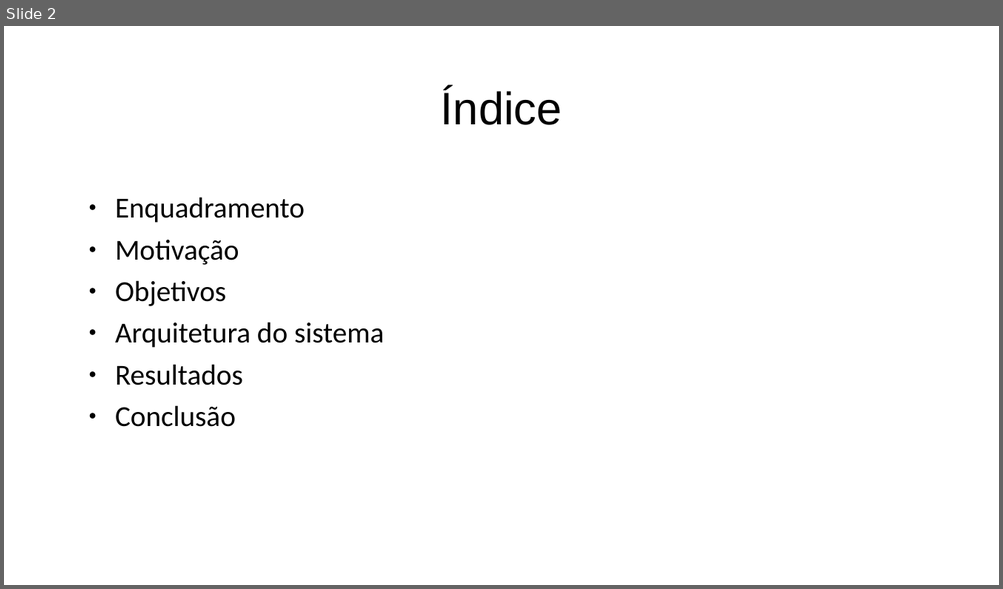
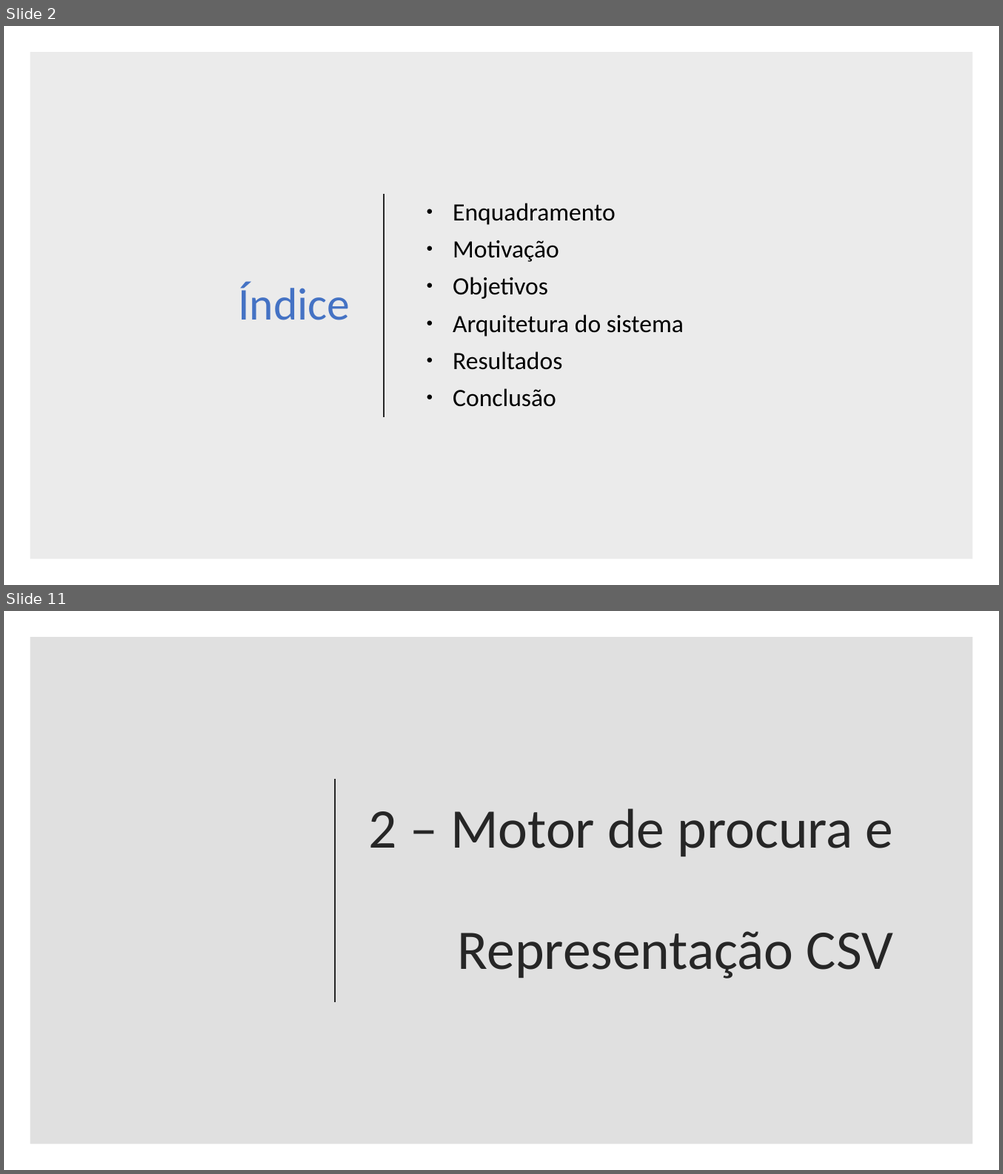
Before and after one commit to BrunoCarvalho017/LEI, a slide deck: Apresentacao/apr1.pptx. Shown one above the other, each under a label of ours: slide 2 before the commit, slides 2 and 11 after it; the slides between them are not shown. The pictures are 1003x589 and 1003x1174 pixels, drawn with LibreOffice and Linux fonts; fonts in the diff are those of the drawing. Boxes give left, top, right and bottom in pixels: in the first picture for what was removed or moved away, otherwise in the second. Text is boxed around its words. In the diff, an @@ line names an element or a change of style, - is before the commit and + after.

```diff
--- a/Apresentacao/apr1.pptx
+++ b/Apresentacao/apr1.pptx
@@ slide 11 added at bbox=[4, 611, 999, 1170], background #FFFFFF @@
@@ rectangle added at bbox=[30, 637, 973, 1145], fill #000000 at 12% opacity @@
@@ line added from (336, 779) to (336, 1002), #262626 1.5 pt @@
@@ title added at bbox=[369, 809, 893, 979], 54 pt, text #262626 @@
+2 – Motor de procura e
+Representação CSV
@@ slide 2 changed as well @@
@@ rectangle added at bbox=[30, 52, 973, 560], fill #000000 at 8% opacity @@
@@ title "Índice": place and size @@
-title "Índice" at bbox=[441, 88, 562, 125]
+title "Índice" at bbox=[238, 282, 350, 321]
@@ title "Índice" at bbox=[238, 282, 350, 321]: font Arial to Calibri, text colour #000000 to #4472C4; alignment centre to right @@
@@ text "Enquadramento": place and size @@
-text "Enquadramento" at bbox=[115, 197, 384, 427]
+text "Enquadramento" at bbox=[452, 203, 683, 407]
@@ text "Enquadramento" at bbox=[452, 203, 683, 407]: size 28 to 24 pt; vertical alignment top to middle @@
@@ line added from (384, 194) to (384, 417), #262626 1.5 pt @@
```
Also in this commit, not shown: 7 other slides changed, 4 other slides added, 3 slides removed, 6 other files.
